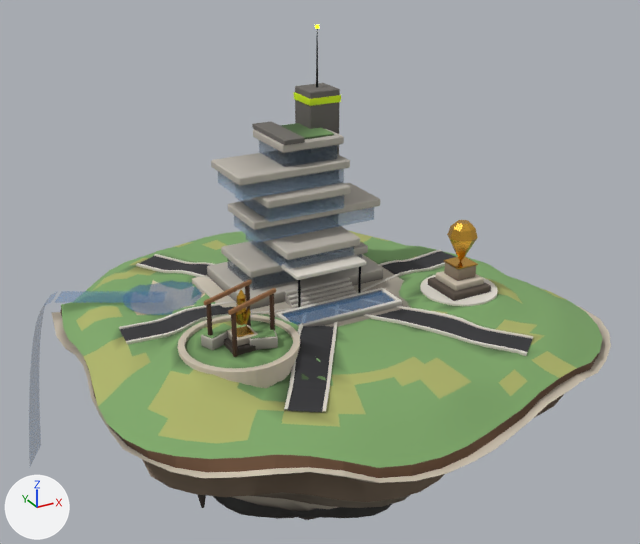
What one commit did to the glTF model public/models/islands/about_lod1.glb.
Rendered twice from a camera (50 mm lens) standing at (-16.1, -29.6, 16.5) and looking at (0.4, 0.4, 1.5). The axes (+X, +Y, +Z) are drawn at lower left. The lights are the same throughout. The picture after the commit comes second. Where no turn or scale is listed for an object, it has been applied to the vertices. Vertices at exactly the same position are counted once.

Names of what the first picture shows: 'anim_spin_monument', 'buildings', 'foundation', 'props', 'terrain', 'water_pond0', 'water_reflect', 'waterfall_0' and 2 more.
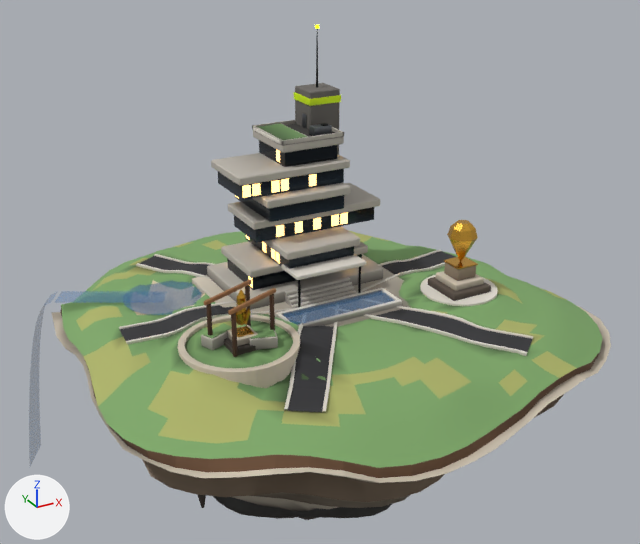
What differs and where, as boxes (x1, y1, x2, y2) in the pictures (640 x 544 px):
'props', reshaped, moved: before (203, 25, 334, 339); after (203, 25, 335, 339)
part 1 of me_buildings, added: after (276, 225, 284, 237)
part 2 of me_buildings, added: after (295, 221, 303, 233)
part 3 of me_buildings, added: after (313, 218, 321, 230)
part 4 of me_buildings, added: after (331, 214, 339, 226)
part 5 of me_buildings, added: after (340, 212, 348, 225)
part 6 of me_buildings, rebuilt: before (252, 121, 305, 145); after (252, 120, 344, 145)
part 7 of me_buildings, added: after (235, 113, 316, 198)
part 8 of me_buildings, recoloured: after (218, 140, 374, 290)
part 9 of me_props, added: after (285, 124, 335, 137)
part 10 of me_props, added: after (253, 127, 308, 144)
part 11 of me_props, added: after (258, 123, 307, 140)
part 12 of me_props, added: after (309, 124, 332, 136)
part 13 of me_props, deleted: before (280, 123, 334, 139)

The change, as a diff of the scene's bpy script:
```diff
--- a/public/models/islands/about_lod1.glb.py
+++ b/public/models/islands/about_lod1.glb.py
@@ mat_m_window @@
+mat_m_window = bpy.data.materials.new('M_window')
+# nodes: BsdfPrincipled, Mix, OutputMaterial, VertexColor
+# colours: dark blue #2f3d4a, mixed with the vertex colours
@@ mat_m_emit_warm @@
+mat_m_emit_warm = bpy.data.materials.new('M_emit_warm')
+# nodes: BsdfPrincipled, Mix, OutputMaterial, VertexColor
+# colours: orange #ffc979, mixed with the vertex colours
@@ me_buildings @@
-me_buildings.from_pydata(...)  # 1028 vertices, 1924 faces; spans x -6.72..6.72, y -4.75..4.75, z -4.19..4.19
+me_buildings.from_pydata(...)  # 1412 vertices, 2504 faces; spans x -6.72..6.72, y -4.75..4.75, z -4.19..4.19
+# me_buildings part 1: a new loose piece, a box spanning x -0.9285..-0.5673, y 1.6386..1.6485, z -1.2495..-0.77, in mat_m_emit_warm
+# me_buildings part 2: a new loose piece, a box spanning x -0.0673..0.2939, y 1.6386..1.6485, z -1.2495..-0.77, in mat_m_emit_warm
+# me_buildings part 3: a new loose piece, a box spanning x 0.7947..1.1551, y 1.6386..1.6485, z -1.2495..-0.77, in mat_m_emit_warm
+# me_buildings part 4: a new loose piece, a box spanning x 1.6559..2.0173, y 1.6386..1.6485, z -1.2495..-0.77, in mat_m_emit_warm
+# me_buildings part 5: a new loose piece, a box spanning x 2.0871..2.4475, y 1.6386..1.6485, z -1.2495..-0.77, in mat_m_emit_warm
+# me_buildings part 6: the loose piece of 24 vertices spanning x -0.57..0.33, y 1.45..4.45, z 2.59..2.79 is rebuilt with 24 vertices and now spans x -0.62..2.17, y 1.55..4.35, z 2.59..2.75, in mat_m_concrete
+# me_buildings part 7: 136 vertices added at x -2.39..3.79, y 1.54..4.56, z -1.25..3.19
+# me_buildings part 8: 72 faces spanning x -2.43..3.78, y 0.3..4.55, z -3.29..2.25 switch from mat_m_glass to mat_m_window
+# other edits to the shape of me_buildings do not show in these pictures
 me_buildings.materials.append(mat_m_concrete)
@@ me_buildings @@
 me_buildings.materials.append(mat_m_wood_dark)
+me_buildings.materials.append(mat_m_emit_warm)
+me_buildings.materials.append(mat_m_metal)
@@ me_props @@
-me_props.from_pydata(...)  # 44 vertices, 68 faces; spans x -3.93..3.93, y -3.73..3.73, z -4.78..4.78
+me_props.from_pydata(...)  # 120 vertices, 200 faces; spans x -3.93..3.93, y -3.84..3.84, z -4.78..4.78
+# me_props part 9: a new loose piece, a box spanning x 1.236..3.895, y 1.185..3.845, z 0.665..0.677, in mat_m_concrete_dark
+# me_props part 10: a new loose piece, a box spanning x 1.14..2.44, y 1.26..3.76, z 0.66..0.79, in mat_m_concrete_light
+# me_props part 11: a new loose piece, a box spanning x 1.195..2.375, y 1.325..3.705, z 0.745..0.805, in mat_m_grass
+# me_props part 12: a new loose piece of 24 vertices spanning x 2.8..3.6, y 1.5..1.94, z 0.71..1.05, in mat_m_metal
+# me_props part 13: 8 vertices removed from x 1.47..3.67, y 1.53..3.73, z 0.66..0.74
+# other edits to the shape of me_props do not show in these pictures
 me_props.materials.append(mat_m_emit_lime)
@@ me_props @@
 me_props.materials.append(mat_m_metal)
+me_props.materials.append(mat_m_concrete_dark)
+me_props.materials.append(mat_m_concrete_light)
+me_props.materials.append(mat_m_metal_dark)
@@ ob_props @@
 ob_props = bpy.data.objects.new('props', me_props)
-ob_props.location = (-2.27, -0.43, 6.47)
+ob_props.location = (-2.27, -0.31, 6.47)
```
